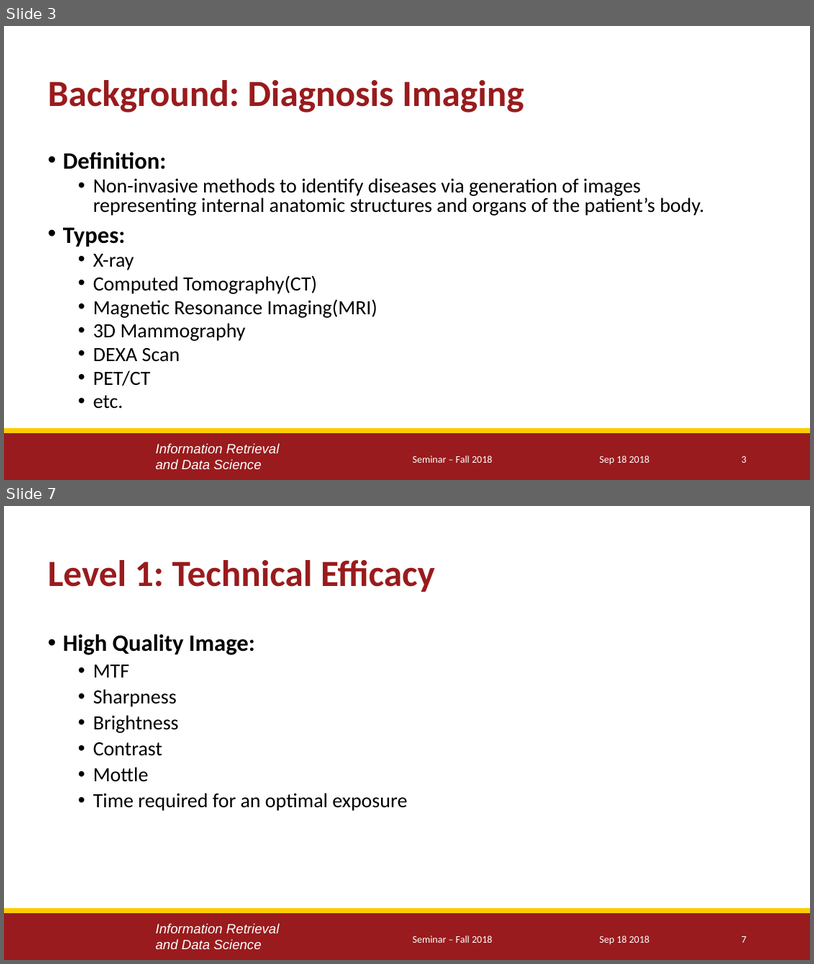
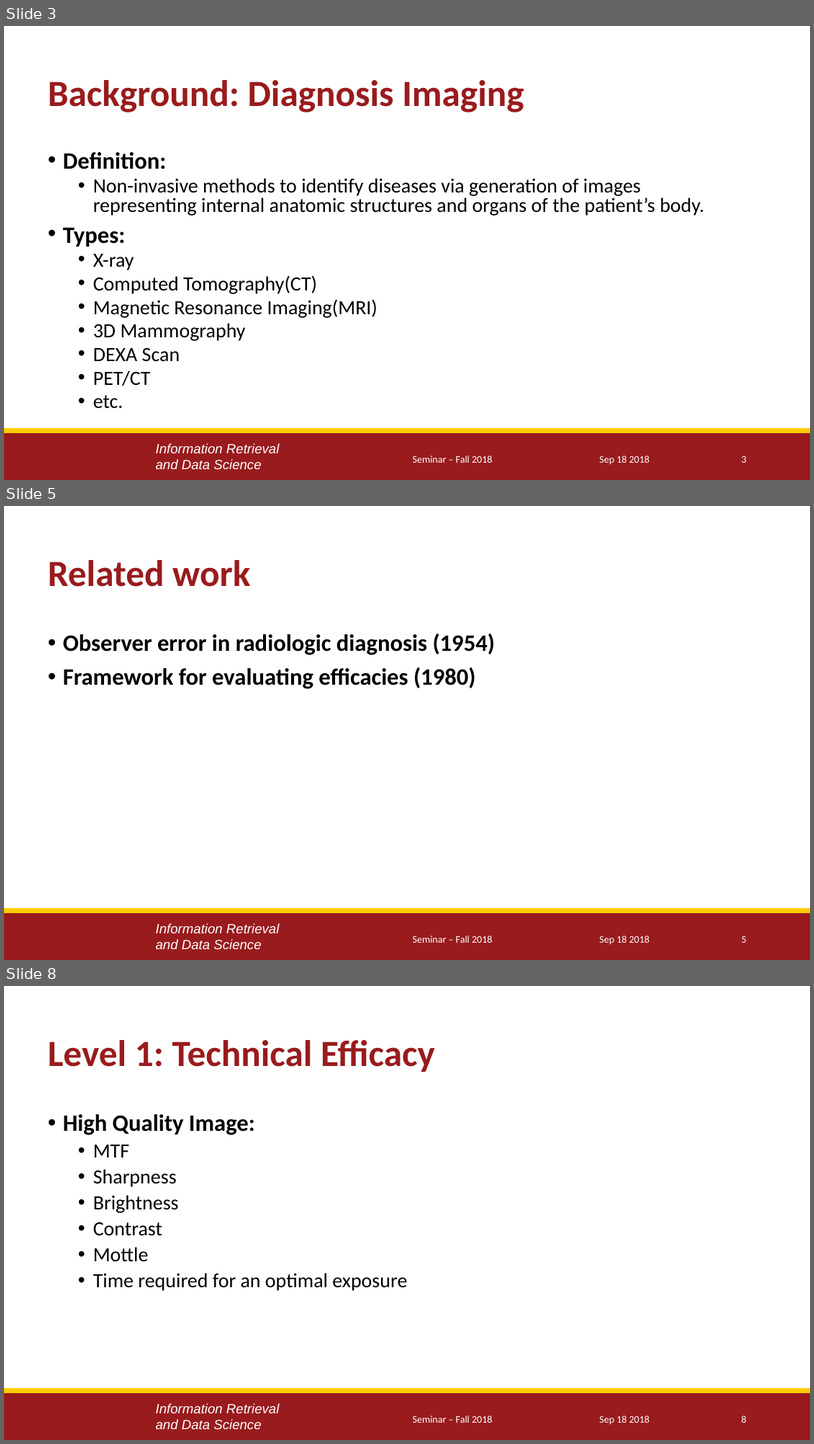
Before and after one commit to yuesOctober/survey, a slide deck: Presentation_1.pptx. Shown one above the other, each under a label of ours: slides 3 and 7 before the commit, slides 3, 5 and 8 after it; the slides between them are not shown. The pictures are 814x964 and 814x1444 pixels, drawn with LibreOffice and Linux fonts; fonts in the diff are those of the drawing; background and template pictures are left out. Boxes give left, top, right and bottom in pixels: in the first picture for what was removed or moved away, otherwise in the second. Text is boxed around its words. In the diff, an @@ line names an element or a change of style, - is before the commit and + after.

```diff
--- a/Presentation_1.pptx
+++ b/Presentation_1.pptx
@@ slide 5 added at [4, 506, 810, 960], background #FFFFFF; not listed: 3 template elements that a slide beside it also shows @@
@@ title added at [48, 560, 250, 587], 33 pt, text #991B1D, bold @@
+Related work
@@ text added at [63, 633, 496, 689], 21 pt, text #000000, bold @@
+• Observer error in radiologic diagnosis (1954)
+• Framework for evaluating efficacies (1980)
@@ text added at [413, 935, 492, 942], 9 pt, text #FFFFFF @@
+Seminar – Fall 2018
@@ text added at [599, 935, 650, 944], 9 pt, text #FFFFFF @@
+Sep 18 2018
@@ page number added at [742, 936, 747, 942], 9 pt, text #FFFFFF @@
+5
@@ what was slide 7 is now slide 8 @@
@@ page number at [742, 1415, 747, 1422]: text changed @@
-7
+8
```
Also in this commit, not shown: 9 slides changed, 1 other slide added.
